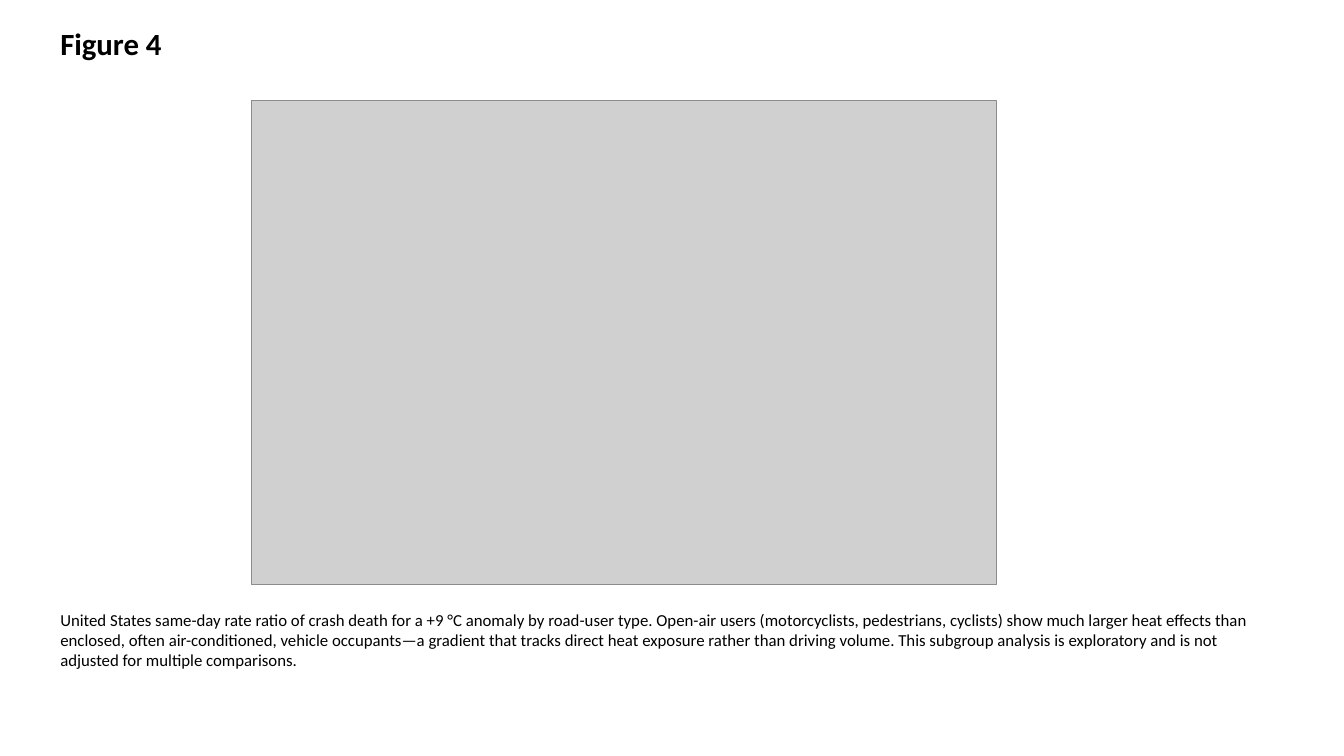
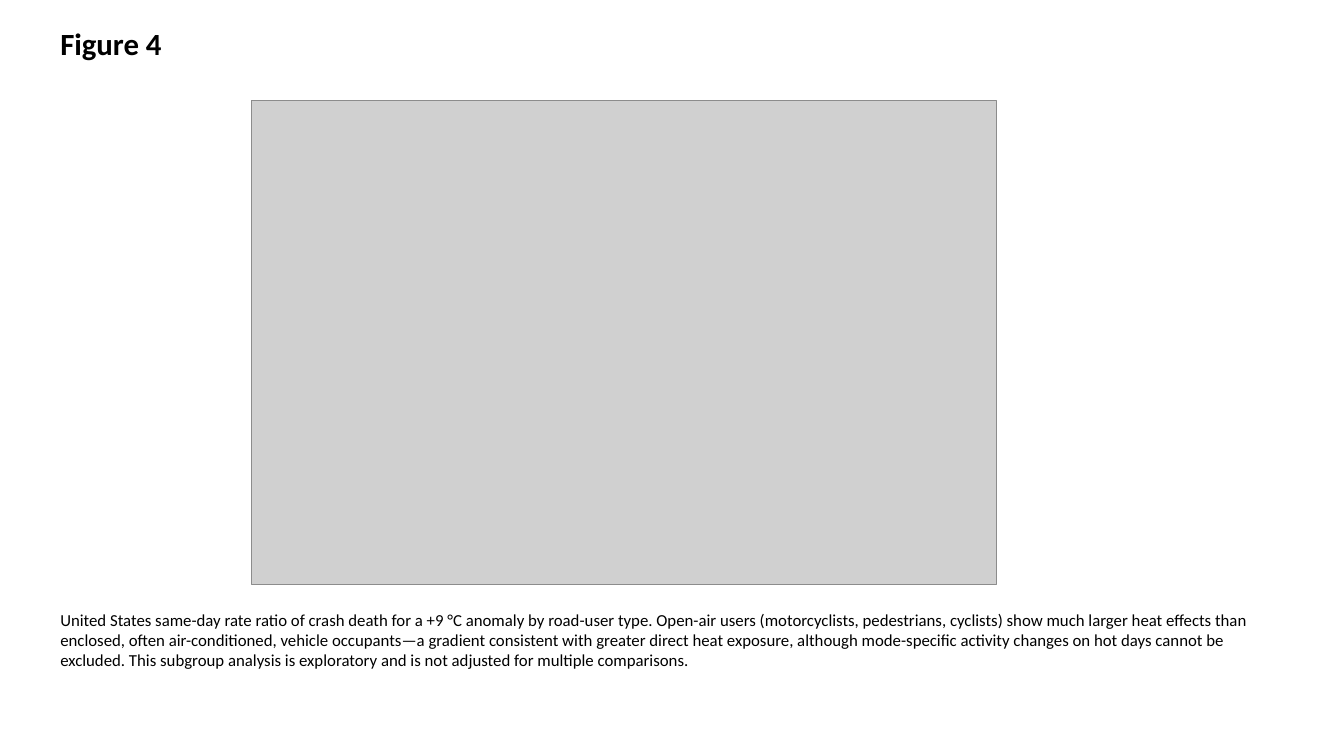
Before and after one commit to bougtoir/heat-accidents-mortality, a slide deck: slide 4 of output/manuscript/figures.pptx. Drawn at 1344x756 pixels with LibreOffice and Linux fonts; fonts in the diff are those of the drawing; grey boxes stand for pictures. Boxes give left, top, right and bottom in pixels: in the first picture for what was removed or moved away, otherwise in the second. Text is boxed around its words. In the diff, an @@ line names an element or a change of style, - is before the commit and + after.

```diff
--- a/output/manuscript/figures.pptx
+++ b/output/manuscript/figures.pptx
@@ text at bbox=[60, 614, 1246, 669]: text changed @@
-United States same-day rate ratio of crash death for a +9 °C anomaly by road-user type. Open-air users (motorcyclists, pedestrians, cyclists) show much larger heat effects than enclosed, often air-conditioned, vehicle occupants—a gradient that tracks direct heat exposure rather than driving volume. This subgroup analysis is exploratory and is not adjusted for multiple comparisons.
+United States same-day rate ratio of crash death for a +9 °C anomaly by road-user type. Open-air users (motorcyclists, pedestrians, cyclists) show much larger heat effects than enclosed, often air-conditioned, vehicle occupants—a gradient consistent with greater direct heat exposure, although mode-specific activity changes on hot days cannot be excluded. This subgroup analysis is exploratory and is not adjusted for multiple comparisons.
```
Also in this commit, not shown: 11 other files.
